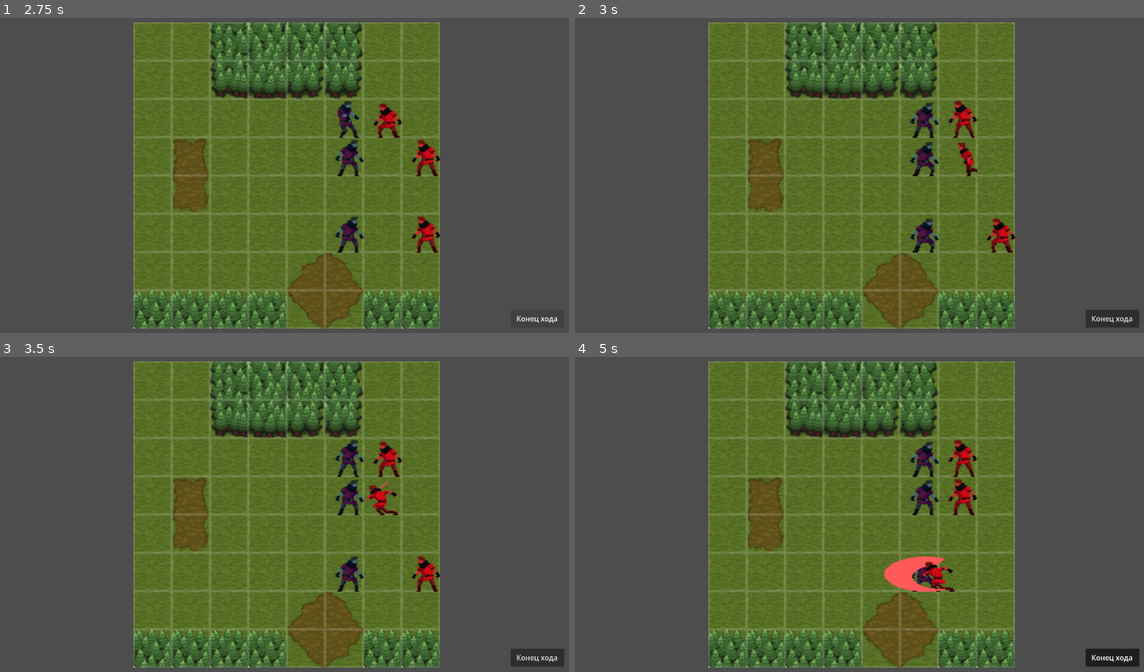
Above: before the commit, frames 1-4 (two rows, left to right).
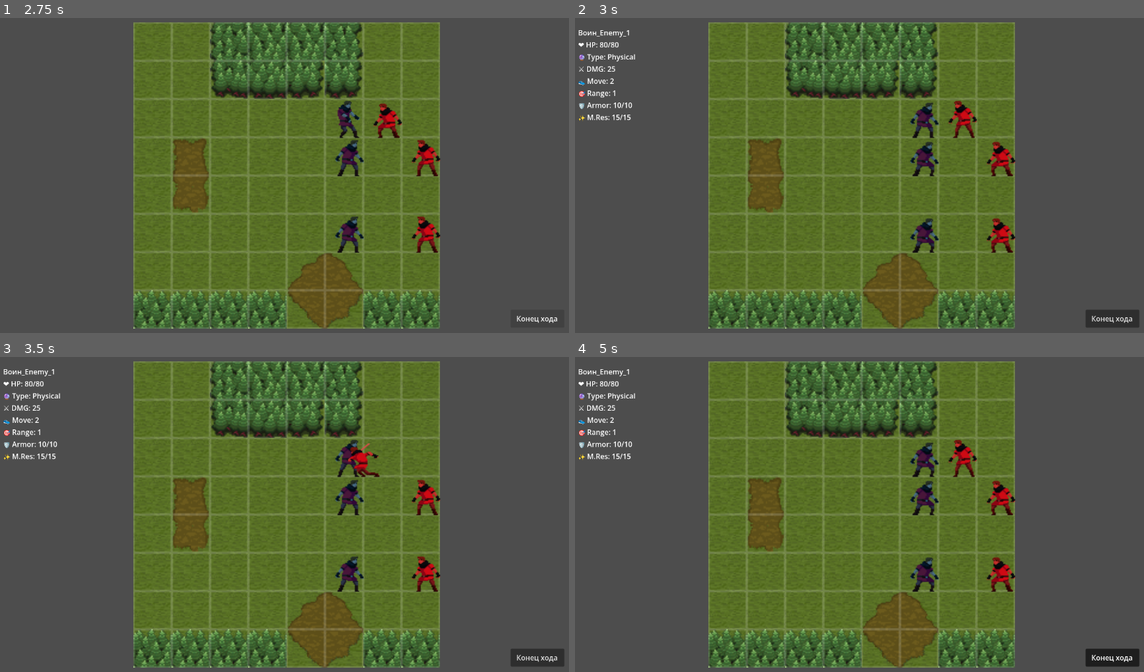
Above: after the commit, the same moments.

Repository: mikhalenkoilya/GodotTest
Game: Godot game, scene res://scenes/world.tscn
The game is run twice, just before and just after one commit, with the same random seed, the same clock (stepped at 60 frames per second) and the same inputs. This scene is started directly instead of the project's main scene.
Inputs (mouse positions are in pixels of both pictures, inside the frame that each line leads up to):
- Up to frame 1 (2.75 s): click "Конец хода" at 0.5 s; click "Конец хода" at 1.25 s; click "Конец хода" at 2 s
- Up to frame 2 (3 s): tap Enter at 2.75 s; move the mouse to (990, 159) at 2.77 s; hold Keypad Enter (end_turn) from 2.78 s (still down); click (990, 159) at 2.92 s
- Up to frame 3 (3.5 s): keep holding Keypad Enter (end_turn); tap Space at 3.02 s
- Up to frame 4 (5 s): move the mouse to (745, 530) at 3.52 s; release Keypad Enter (end_turn) at 3.53 s; tap Keypad Enter (end_turn) at 3.6 s; click (745, 530) at 3.67 s; tap Space at 3.77 s; move the mouse to (916, 445) at 4.27 s; hold Keypad Enter (end_turn) from 4.28 s (still down); click (916, 445) at 4.42 s

Frame 1 is identical in both runs. In frame 2, 1.0% of the frame differs, in the area x 0-78%, y 3-51%; in frame 3, 1.6%; in frame 4, 2.5%, in the area x 0-78%, y 3-75%.
Error after the commit: Invalid access to property or key 'can_counter_attack' on a base object of type 'Resource (ClassData)'. (res://Scripts/TurnManager.gd:253)

Commit message:
Update class_data.gd

Diff:
--- a/turn-based-test/Scripts/class_data.gd
+++ b/turn-based-test/Scripts/class_data.gd
@@ -1,7 +1,6 @@
 class_name ClassData
 extends Resource
 
-# Define attack types
 enum AttackType { PHYSICAL, MAGIC }
 
 @export var display_name: String = "Воин"
@@ -14,8 +13,9 @@
 
 # New Combat Stats
 @export var attack_type: AttackType = AttackType.PHYSICAL
-@export var max_armor: int = 30 # Physical shield
-@export var max_magic_resist: int = 30 # Magic shield
+@export var max_armor: int = 30
+@export var max_magic_resist: int = 30
 
-# Ответная атака
-@export var can_counter_attack: bool = false
+# 🔄 НОВАЯ ЛОГИКА: Максимальное количество ответных атак за раунд
+# По умолчанию 1. Установите 0, чтобы отключить, или 2+ для нескольких ударов.
+@export var max_counter_attacks: int = 1
